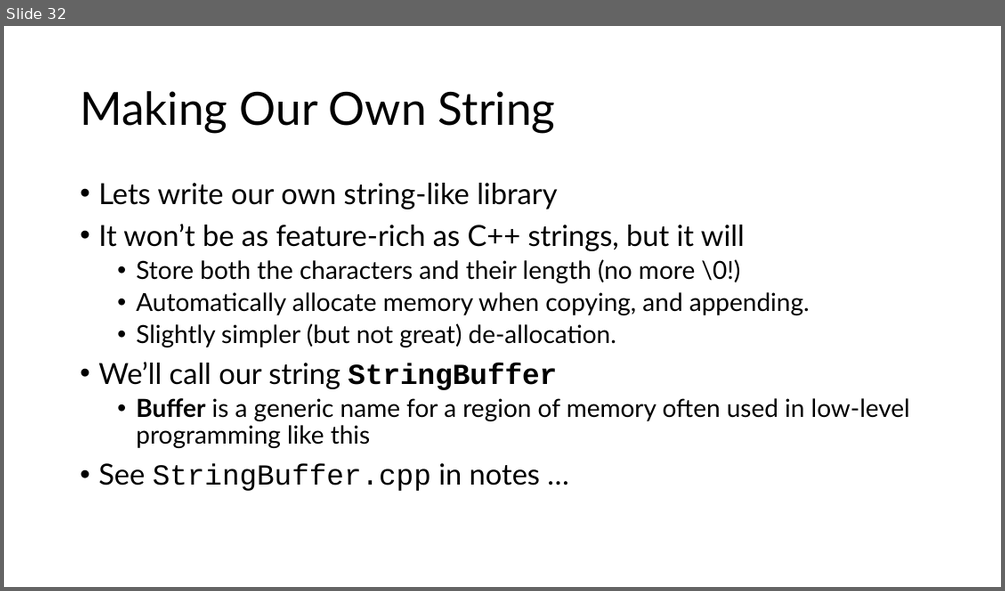
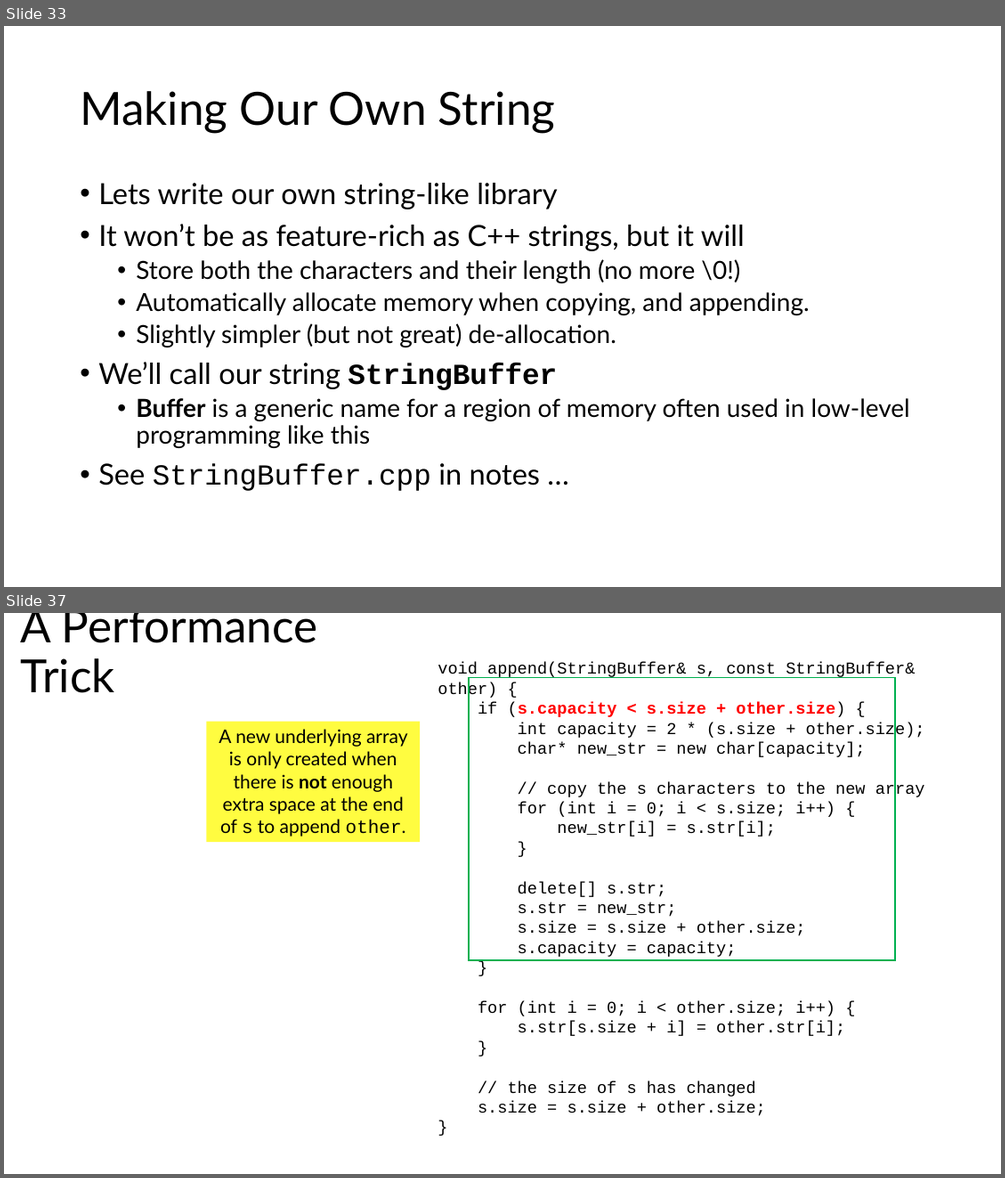
Before and after one commit to tjd1234/cmpt125spring2026, a slide deck: notes/week4/week4.pptx. Shown one above the other, each under a label of ours: slide 32 before the commit, slides 33 and 37 after it; the slides between them are not shown. The pictures are 1005x591 and 1005x1178 pixels, drawn with LibreOffice and Linux fonts; fonts in the diff are those of the drawing. Boxes give left, top, right and bottom in pixels: in the first picture for what was removed or moved away, otherwise in the second. Text is boxed around its words. In the diff, an @@ line names an element or a change of style, - is before the commit and + after.

```diff
--- a/notes/week4/week4.pptx
+++ b/notes/week4/week4.pptx
@@ slide 37 added at box(4, 613, 1001, 1174), background #FFFFFF @@
@@ title added at box(21, 613, 318, 693), 44 pt, text #000000 @@
+A Performance Trick
@@ text added at box(437, 662, 925, 1116), 16 pt, text #000000 @@
+void append(StringBuffer& s, const StringBuffer& other) {
+if (s.capacity < s.size + other.size) {
+int capacity = 2 * (s.size + other.size);
+char* new_str = new char[capacity];
+// copy the s characters to the new array
+for (int i = 0; i < s.size; i++) {
+new_str[i] = s.str[i];
+}
+delete[] s.str;
+s.str = new_str;
+s.size = s.size + other.size;
+s.capacity = capacity;
+}
+for (int i = 0; i < other.size; i++) {
+s.str[s.size + i] = other.str[i];
+}
+// the size of s has changed
+s.size = s.size + other.size;
+}
@@ rectangle added at box(469, 677, 896, 960), outline #00B050 1.5 pt @@
@@ rectangle added at box(207, 722, 420, 843), fill #FFFC00 at 75% opacity, 18 pt, text #000000 @@
+A new underlying array is only created when there is not enough extra space at the end of s to append other.
@@ what was slide 32 is now slide 33 @@
```
Also in this commit, not shown: 15 slides changed, 8 other slides added, 8 other files.
